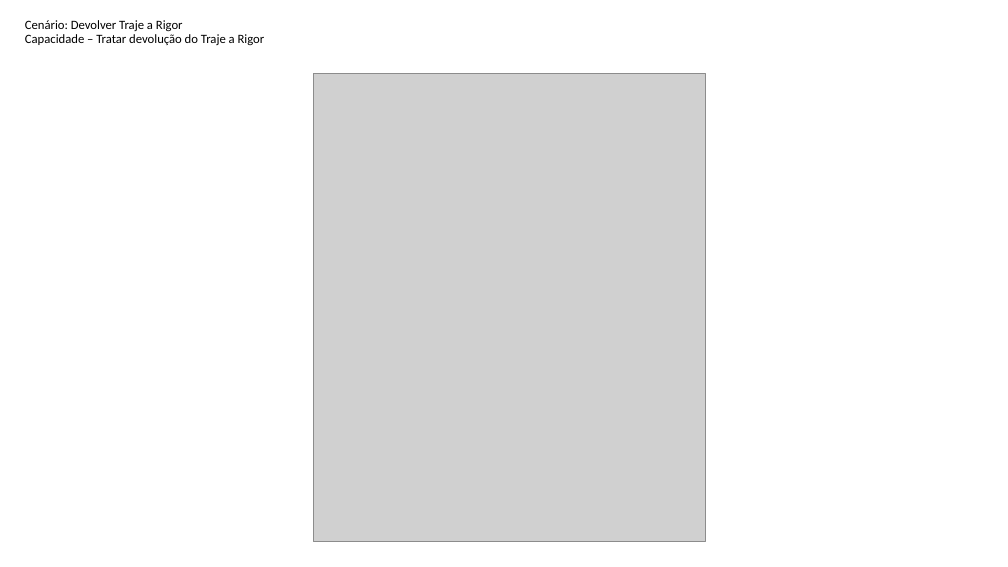
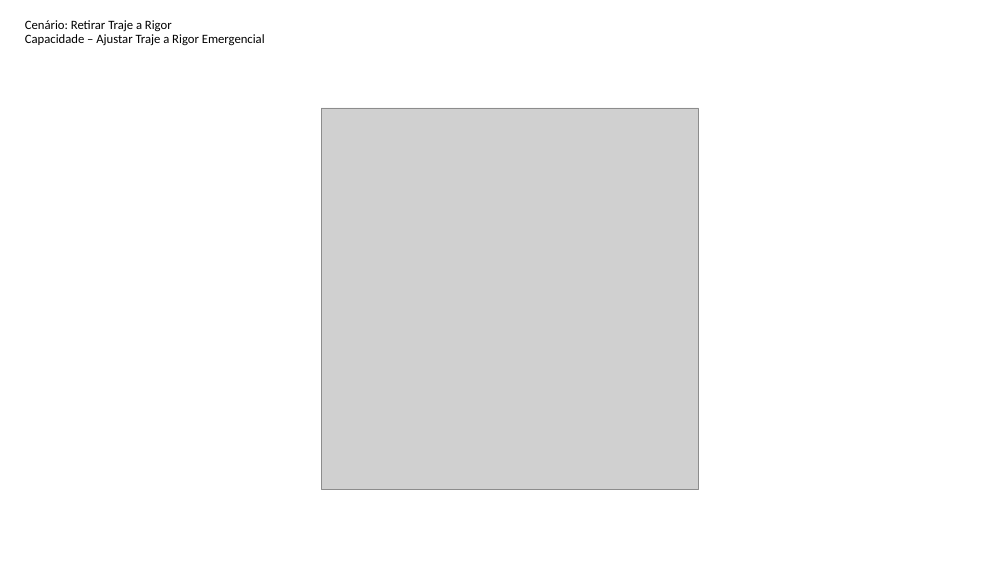
Before and after one commit to grupopenelopechavosa/OPE---Faculdade-Impacta, a slide deck: slide 4 of 16 - DFD Essencial para cada Capacidade.pptx. Drawn at 1008x567 pixels with LibreOffice and Linux fonts; fonts in the diff are those of the drawing; grey boxes stand for pictures. Boxes give left, top, right and bottom in pixels: in the first picture for what was removed or moved away, otherwise in the second. Text is boxed around its words. In the diff, an @@ line names an element or a change of style, - is before the commit and + after.

```diff
--- a/16 - DFD Essencial para cada Capacidade.pptx
+++ b/16 - DFD Essencial para cada Capacidade.pptx
@@ text at [25,20,265,45]: text changed @@
-Cenário: Devolver Traje a Rigor
-Capacidade – Tratar devolução do Traje a Rigor
+Cenário: Retirar Traje a Rigor
+Capacidade – Ajustar Traje a Rigor Emergencial
@@ picture: place and size @@
-picture at [313,74,705,542]
+picture at [321,108,699,489]
```
Also in this commit, not shown: 3 other slides changed, 7 other files.
